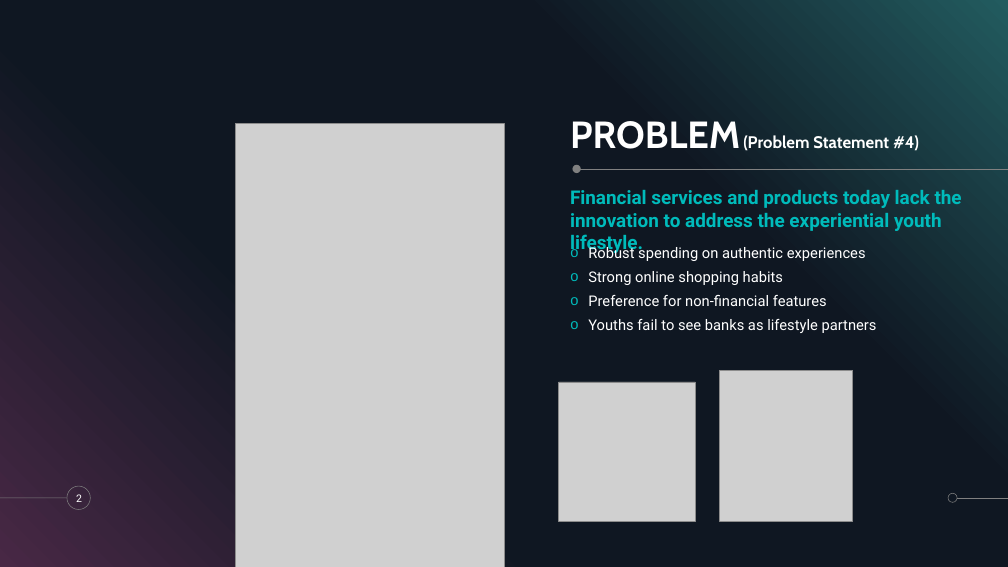
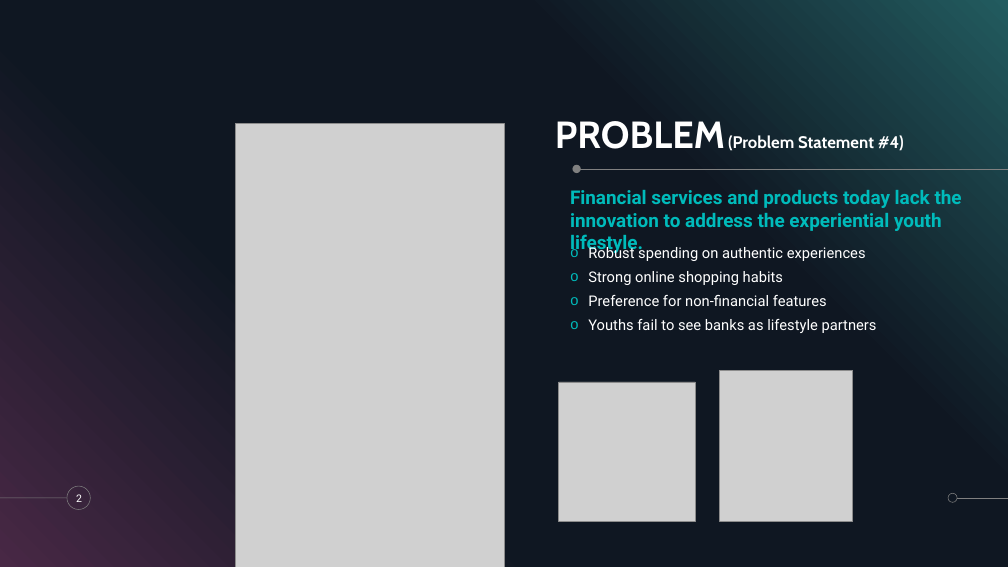
Before and after one commit to Melvynkoh94/ArtEngeering_RazerHackathon, a slide deck: slide 2 of Presentation.pptx. Drawn at 1008x567 pixels with LibreOffice and Linux fonts; fonts in the diff are those of the drawing; grey boxes stand for pictures. Boxes give left, top, right and bottom in pixels: in the first picture for what was removed or moved away, otherwise in the second. Text is boxed around its words. In the diff, an @@ line names an element or a change of style, - is before the commit and + after.

Commit message:
Update slide

```diff
--- a/Presentation.pptx
+++ b/Presentation.pptx
@@ title "PROBLEM (Problem Statement #4)": place and size @@
-title "PROBLEM (Problem Statement #4)" at [570, 121, 919, 151]
+title "PROBLEM (Problem Statement #4)" at [555, 121, 904, 151]
```
